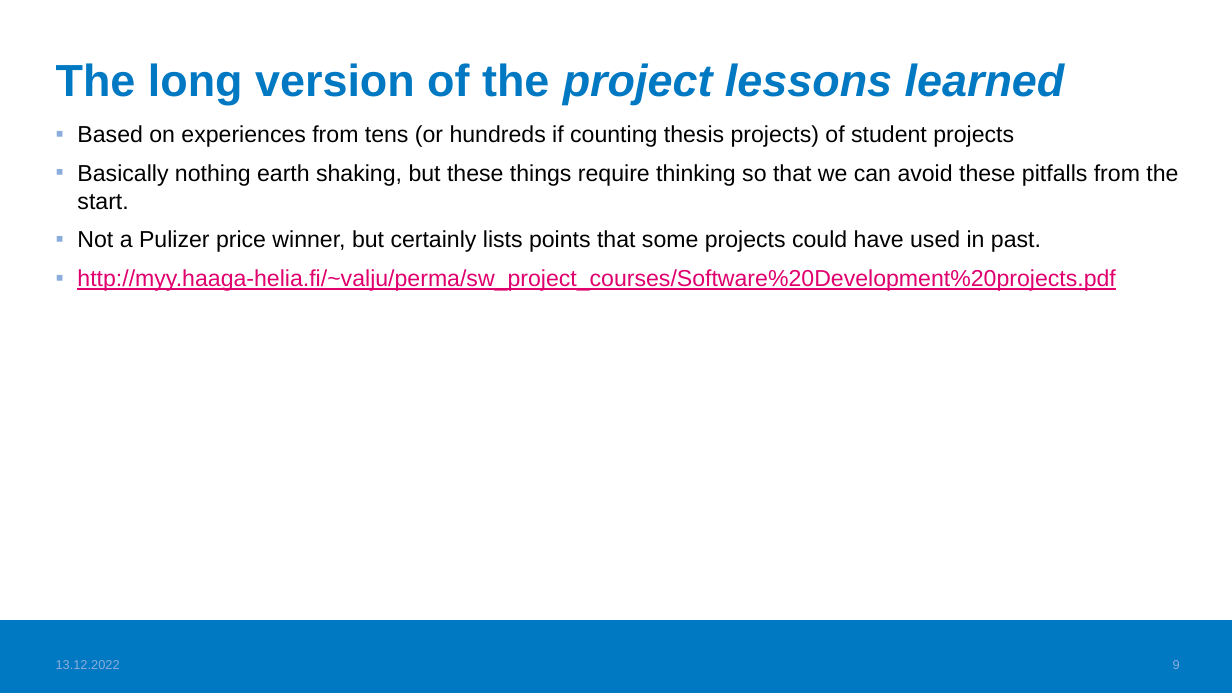
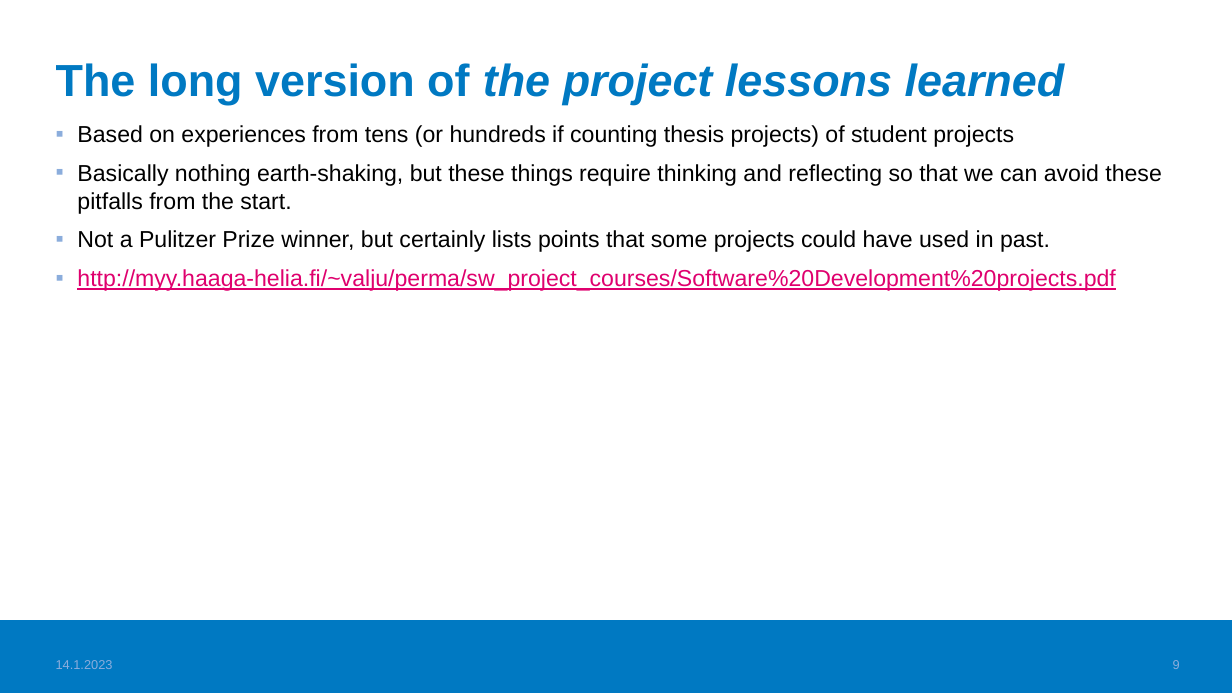
Before and after one commit to haagahelia/ohke-teknologiat, a slide deck: slide 9 of 06_ohjelmistoarkkitehtuurit_ja_patternit/SoftwareProjects_LessonsLearned.pptx. Drawn at 1232x693 pixels with LibreOffice and Linux fonts; fonts in the diff are those of the drawing; background and template pictures are left out. Boxes give left, top, right and bottom in pixels: in the first picture for what was removed or moved away, otherwise in the second. Text is boxed around its words. In the diff, an @@ line names an element or a change of style, - is before the commit and + after.

Commit message:
Project lessons learned edited for explanations etc.

```diff
--- a/06_ohjelmistoarkkitehtuurit_ja_patternit/SoftwareProjects_LessonsLearned.pptx
+++ b/06_ohjelmistoarkkitehtuurit_ja_patternit/SoftwareProjects_LessonsLearned.pptx
@@ title "The long version of the ..." at (56,63,1065,105): italic on in "the" @@
@@ text at (77,164,1161,252): text changed @@
-▪ Basically nothing earth shaking, but these things require thinking so that we can avoid these pitfalls from the start.
-▪ Not a Pulizer price winner, but certainly lists points that some projects could have used in past.
+▪ Basically nothing earth-shaking, but these things require thinking and reflecting so that we can avoid these pitfalls from the start.
+▪ Not a Pulitzer Prize winner, but certainly lists points that some projects could have used in past.
@@ text at (56,660,113,669): text changed @@
-13.12.2022
+14.1.2023
```
Also in this commit, not shown: 8 other slides changed, 1 other file.
